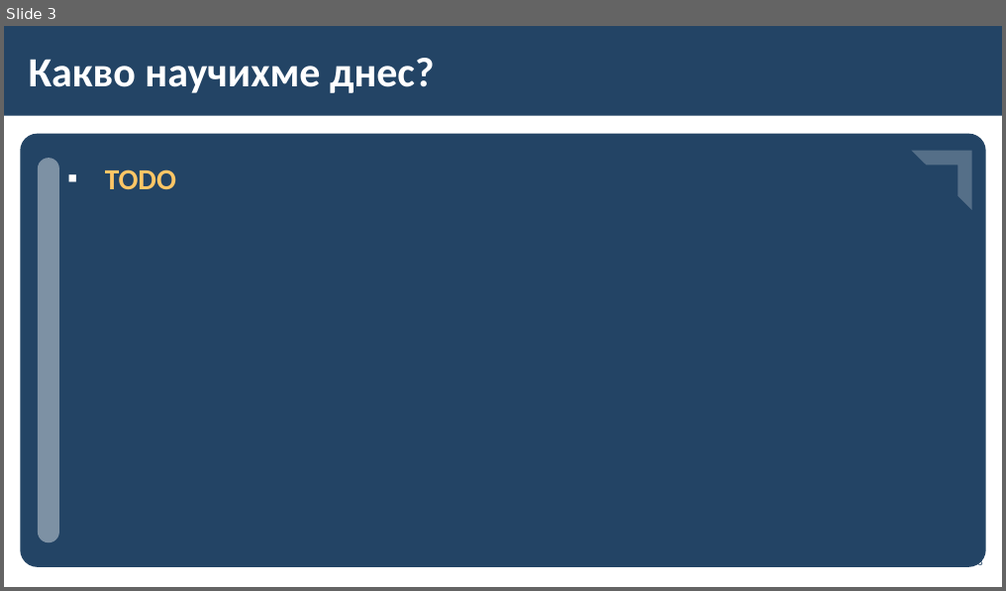
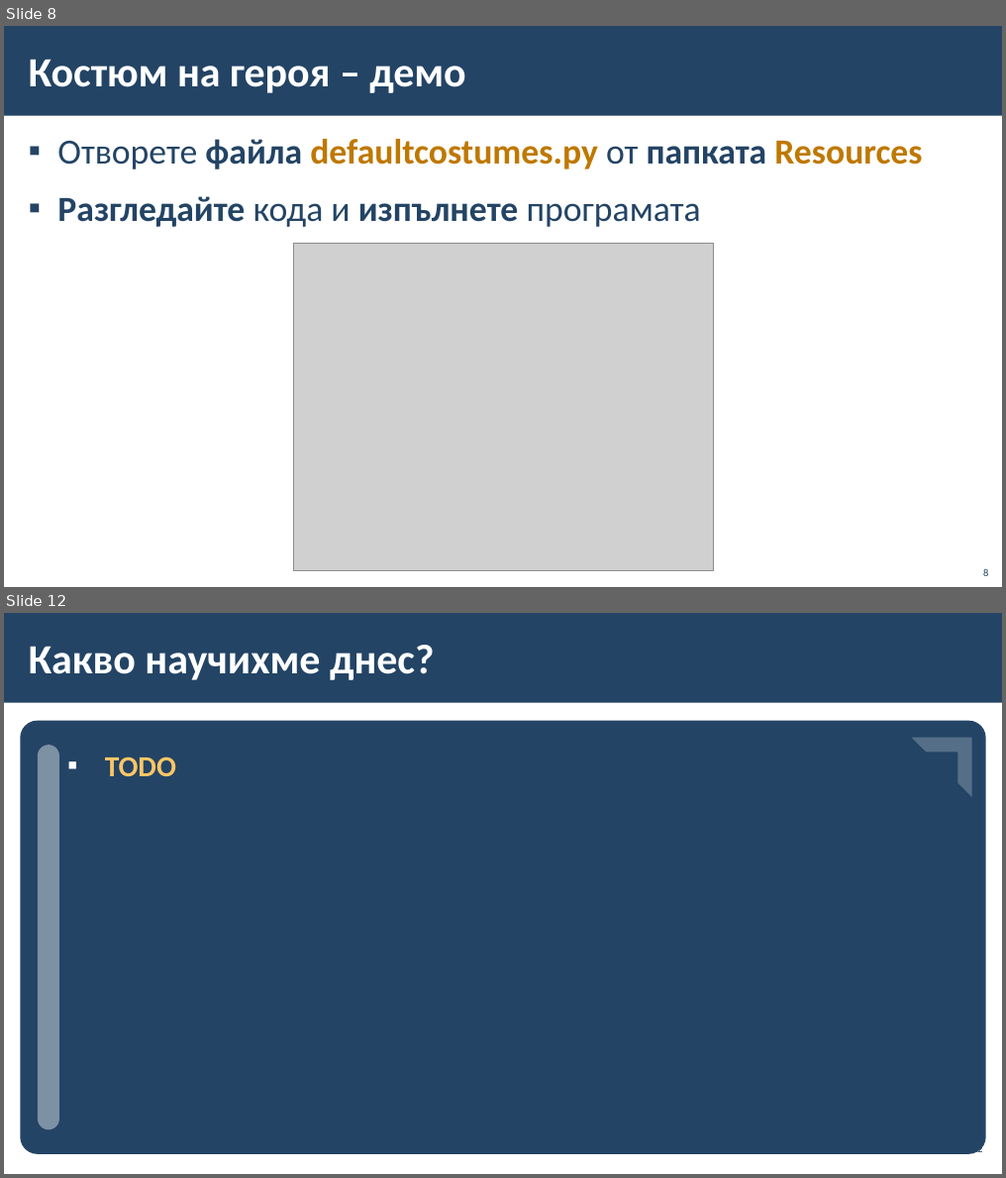
Before and after one commit to BG-IT-Edu/School-Programming, a slide deck: Courses/Computer-Modeling-and-IT/Computer-Modeling-and-IT-6-Class/32-Creating-and-Modifying-a-Character/32-Creating-and-Modifying-a-Character.pptx. Shown one above the other, each under a label of ours: slide 3 before the commit, slides 8 and 12 after it; the slides between them are not shown. The pictures are 1006x591 and 1006x1178 pixels, drawn with LibreOffice and Linux fonts; fonts in the diff are those of the drawing; grey boxes stand for pictures; background and template pictures are left out. Boxes give left, top, right and bottom in pixels: in the first picture for what was removed or moved away, otherwise in the second. Text is boxed around its words. In the diff, an @@ line names an element or a change of style, - is before the commit and + after.

```diff
--- a/Courses/Computer-Modeling-and-IT/Computer-Modeling-and-IT-6-Class/32-Creating-and-Modifying-a-Character/32-Creating-and-Modifying-a-Character.pptx
+++ b/Courses/Computer-Modeling-and-IT/Computer-Modeling-and-IT-6-Class/32-Creating-and-Modifying-a-Character/32-Creating-and-Modifying-a-Character.pptx
@@ slide 8 added at (x1=4, y1=26, x2=1002, y2=587), background #FFFFFF; not listed: 1 template element that a slide beside it also shows @@
@@ title added at (x1=29, y1=59, x2=465, y2=93), 40 pt, text #FFFFFF, bold @@
+Костюм на героя – демо
@@ text added at (x1=57, y1=139, x2=922, y2=227), 34 pt, text #234465, bold @@
+▪ Отворете файла defaultcostumes.py от папката Resources
+▪ Разгледайте кода и изпълнете програмата
@@ picture added at (x1=293, y1=244, x2=713, y2=571) @@
@@ page number added at (x1=983, y1=570, x2=988, y2=576), 10 pt, text #234465 @@
+8
@@ what was slide 3 is now slide 12 @@
```
Also in this commit, not shown: 2 slides changed, 8 other slides added, 3 other files.
